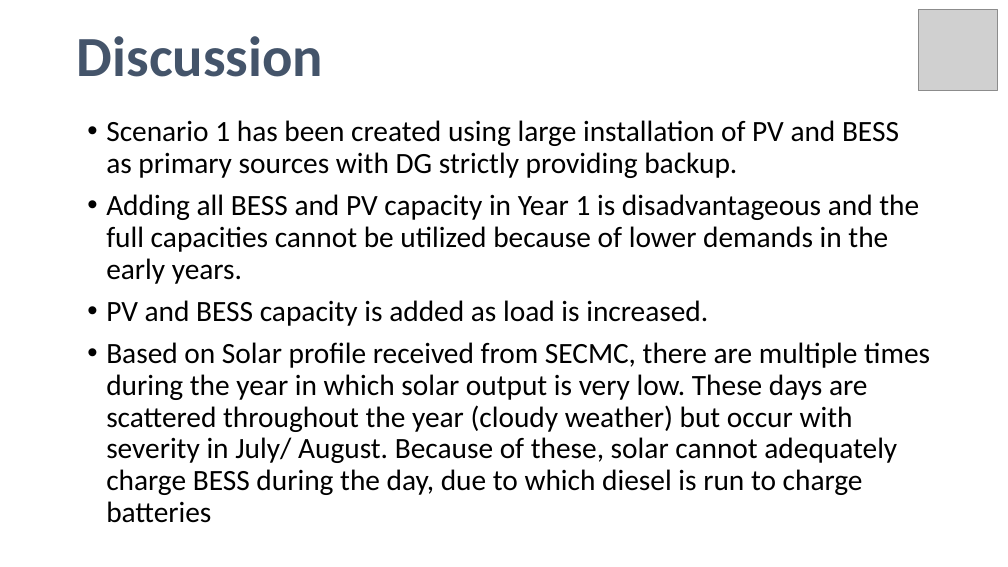
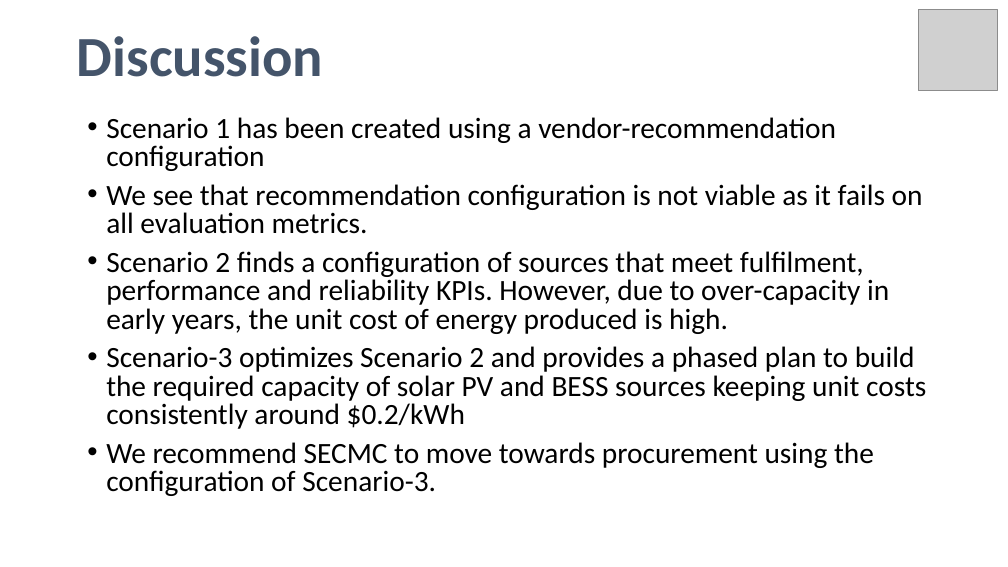
Before and after one commit to mz-mustafa/energy-mix-optimiser, a slide deck: slide 33 of Reporting/SECMC EEM Deck v4.0.pptx (slide 23 before the commit). Drawn at 1008x567 pixels with LibreOffice and Linux fonts; fonts in the diff are those of the drawing; grey boxes stand for pictures. Boxes give left, top, right and bottom in pixels: in the first picture for what was removed or moved away, otherwise in the second. Text is boxed around its words. In the diff, an @@ line names an element or a change of style, - is before the commit and + after.

```diff
--- a/Reporting/SECMC EEM Deck v4.0.pptx
+++ b/Reporting/SECMC EEM Deck v4.0.pptx
@@ text at [106, 117, 926, 496]: text changed @@
-• Scenario 1 has been created using large installation of PV and BESS as primary sources with DG strictly providing backup.
-• Adding all BESS and PV capacity in Year 1 is disadvantageous and the full capacities cannot be utilized because of lower demands in the early years.
-• PV and BESS capacity is added as load is increased.
-• Based on Solar profile received from SECMC, there are multiple times during the year in which solar output is very low. These days are scattered throughout the year (cloudy weather) but occur with severity in July/ August. Because of these, solar cannot adequately charge BESS during the day, due to which diesel is run to charge batteries
+• Scenario 1 has been created using a vendor-recommendation configuration
+• We see that recommendation configuration is not viable as it fails on all evaluation metrics.
+• Scenario 2 finds a configuration of sources that meet fulfilment, performance and reliability KPIs. However, due to over-capacity in early years, the unit cost of energy produced is high.
+• Scenario-3 optimizes Scenario 2 and provides a phased plan to build the required capacity of solar PV and BESS sources keeping unit costs consistently around $0.2/kWh
+• We recommend SECMC to move towards procurement using the configuration of Scenario-3.
```
Also in this commit, not shown: 6 other slides changed, 11 slides added, 1 slide removed, 8 other files.
